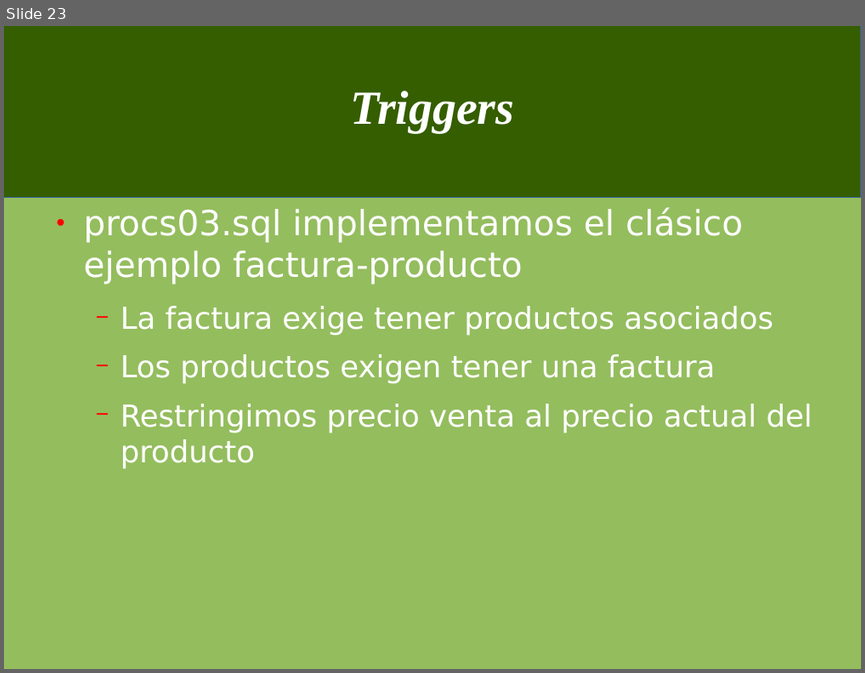
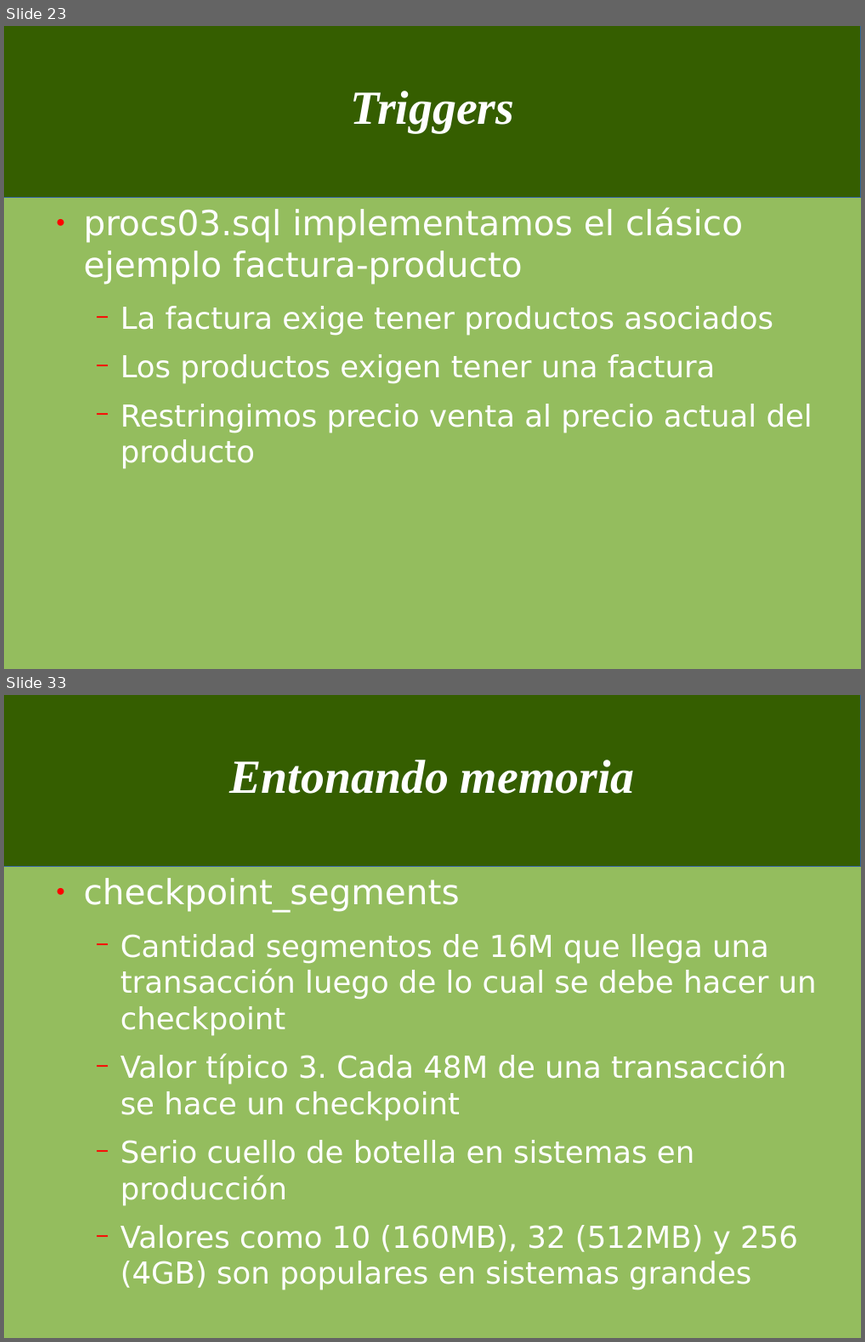
Before and after one commit to jorgeu/curso-postgresql, a slide deck: cursopostgres.odp. Shown one above the other, each under a label of ours: slide 23 before the commit, slides 23 and 33 after it; the slides between them are not shown. The pictures are 865x673 and 865x1342 pixels, drawn with LibreOffice and Linux fonts; fonts in the diff are those of the drawing. Boxes give left, top, right and bottom in pixels: in the first picture for what was removed or moved away, otherwise in the second. Text is boxed around its words. In the diff, an @@ line names an element or a change of style, - is before the commit and + after.

```diff
--- a/cursopostgres.odp
+++ b/cursopostgres.odp
@@ slide 33 added at [4, 695, 861, 1338], background #94BD5E; not listed: 1 template element that a slide beside it also shows @@
@@ title added at [229, 760, 635, 794], 44 pt, text #FFFFFF, bold, italic @@
+Entonando memoria
@@ text added at [84, 878, 817, 1290], 28 pt, text #FFFFFF @@
+● checkpoint_segments
+  − Cantidad segmentos de 16M que llega una transacción luego de lo cual se debe hacer un checkpoint
+  − Valor típico 3. Cada 48M de una transacción se hace un checkpoint
+  − Serio cuello de botella en sistemas en producción
+  − Valores como 10 (160MB), 32 (512MB) y 256 (4GB) son populares en sistemas grandes
```
Also in this commit, not shown: 1 slide changed, 19 other slides added, 1 other file.
